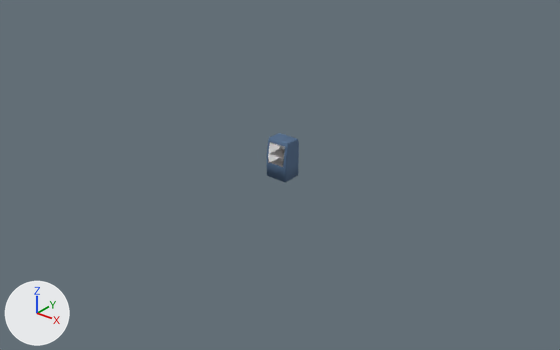
The Blender file blender-files/Interior/milk_shelf_ER.blend: old version first, new version second.
One viewpoint serves both versions: a 50 mm lens placed at (17.81, -22.47, 13.92), pointed at (0.12, -0.37, 0.22). Lighting does not change. The marker at lower left points along +X, +Y and +Z.

In view in the first picture: 'MainStructure'.
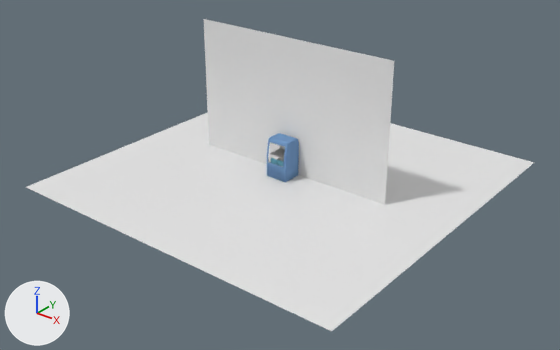
Diff of the bpy script that builds the scene:
```diff
--- a/blender-files/Interior/milk_shelf_ER.blend.py
+++ b/blender-files/Interior/milk_shelf_ER.blend.py
@@ mat_material @@
 mat_material = principled_material('Material')
-mat_material.base_color = (0.0776, 0.145, 0.259)  # blue #4f6a8b
+mat_material.base_color = (0.175, 0.342, 0.617)  # blue #749ece
 mat_material.roughness = 0.777
@@ me_plane_001 @@
+me_plane_001.from_pydata([(-1.0, -1.0, 0.0), (1.0, -1.0, 0.0), (-1.0, 1.0, 0.0), (1.0, 1.0, 0.0)], [], [(0, 1, 3, 2)])
@@ ob_plane_001 @@
+ob_plane_001 = bpy.data.objects.new('Plane.001', me_plane_001)
+ob_plane_001.location = (0.03, 0.4, 1.12)
+ob_plane_001.rotation_euler = (1.571, 0.0, 0.0)  # degrees (90, 0, 0)
+ob_plane_001.scale = (4.58, 4.58, 4.58)
@@ ob_plane @@
+ob_plane = bpy.data.objects.new('Plane', me_plane_001.copy())
+ob_plane.location = (0.12, 0.19, 0.03)
+ob_plane.scale = (7.43, 7.43, 7.43)
```

Changed parts and their boxes (x1, y1, x2, y2) in the pictures (560 x 350 px):
'Plane', added
    after: (26, 112, 534, 331)
'Plane.001', added
    after: (204, 19, 394, 205)
'MainStructure', recoloured
    both: (267, 133, 299, 182)
